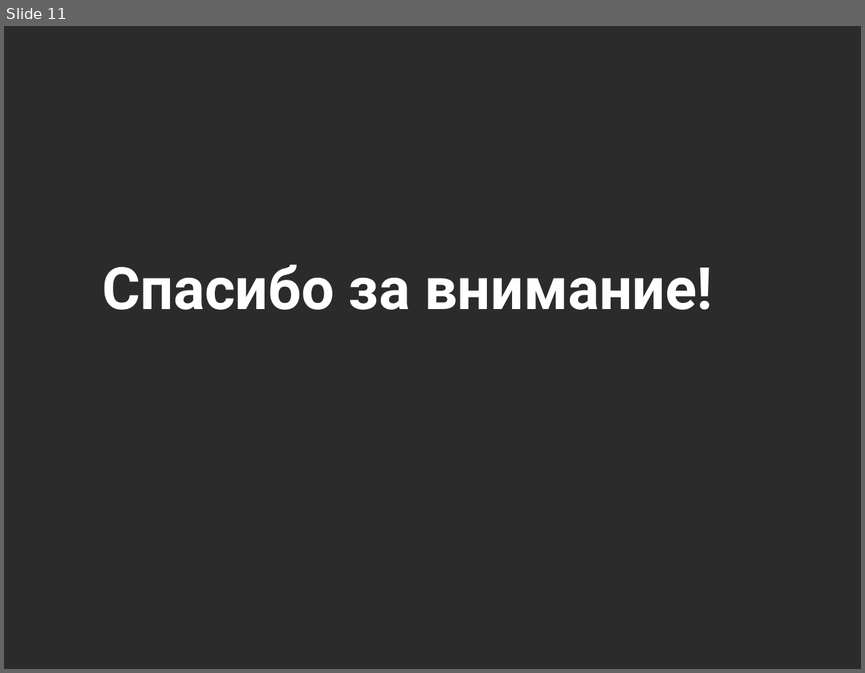
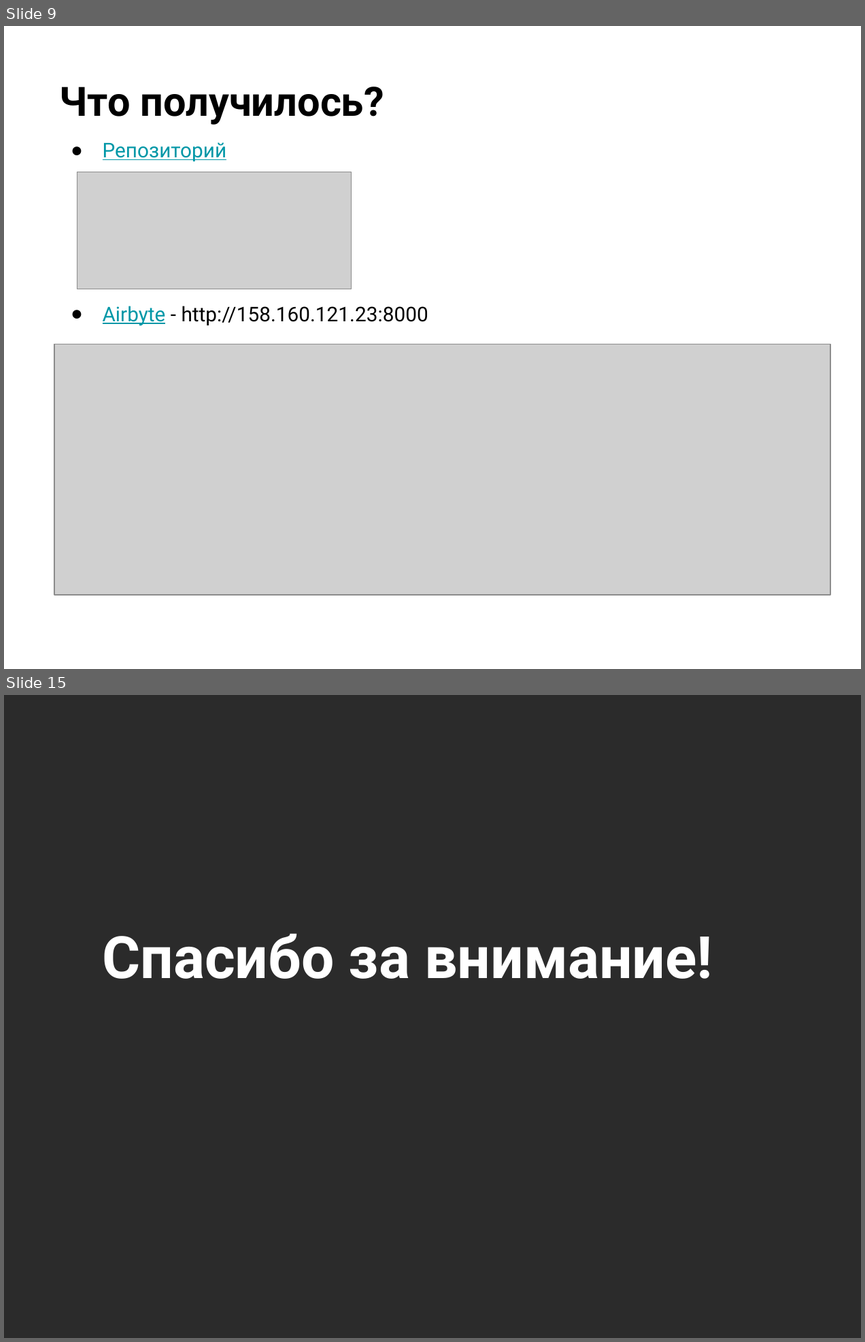
Before and after one commit to petryak-off/otus_dz, a slide deck: Проектная работа.pptx. Shown one above the other, each under a label of ours: slide 11 before the commit, slides 9 and 15 after it; the slides between them are not shown. The pictures are 865x673 and 865x1342 pixels, drawn with LibreOffice and Linux fonts; fonts in the diff are those of the drawing; grey boxes stand for pictures; background and template pictures are left out; a plain dark background stands for a picture behind light text. Boxes give left, top, right and bottom in pixels: in the first picture for what was removed or moved away, otherwise in the second. Text is boxed around its words. In the diff, an @@ line names an element or a change of style, - is before the commit and + after.

```diff
--- a/Проектная работа.pptx
+++ b/Проектная работа.pptx
@@ slide 9 added at (4, 26, 861, 669), background picture (left out) @@
@@ title added at (60, 87, 384, 125), 34 pt, text #000000, bold @@
+Что получилось?
@@ text added at (103, 142, 428, 326), 17 pt, text #000000 @@
+● Репозиторий
+● Airbyte - http://158.160.121.23:8000
@@ picture added at (77, 172, 351, 288) @@
@@ picture added at (54, 344, 831, 594) @@
@@ what was slide 11 is now slide 15 @@
```
Also in this commit, not shown: 2 slides changed, 4 other slides added, 9 slides removed, 6 other files.
